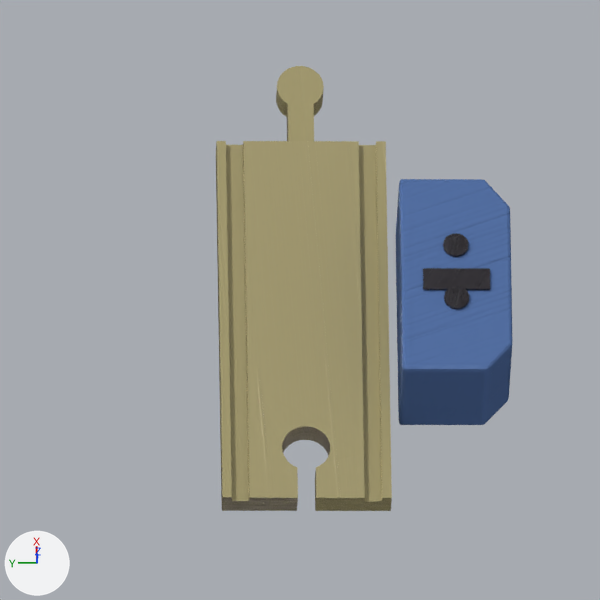
The Blender file www/img/blenderFiles/Master-Stations.blend as it was, and as the next commit left it.
One viewpoint serves both versions: the file's camera 'Camera'. The lights are fixed; the arrows at lower left show +X, +Y and +Z. Text is drawn in Blender's own font. The same objects are shown in both versions, whatever each file hides.

In view in the first picture: 'Cube.008', 'Text.005', 'Text.006', 'Text.010', 'TrackStraight.009'.
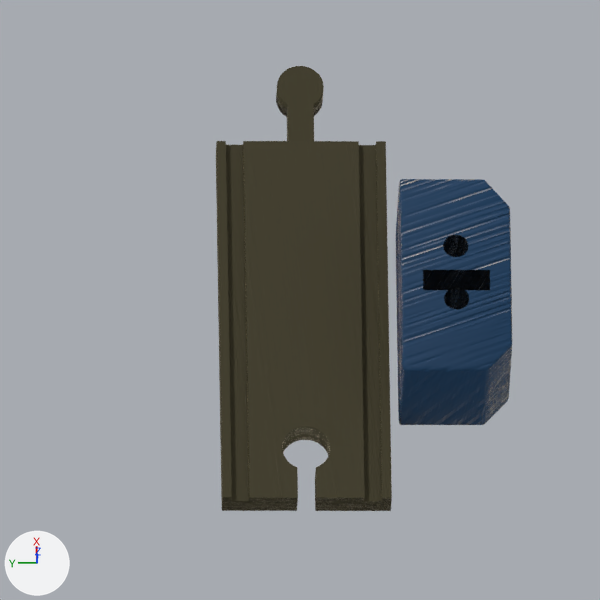
Where the newer file only moved an object's origin or applied its transform, the numbers keep the older frame.

Boxes (x1, y1, x2, y2) around the edits, measured in the pictures (600 x 600 px; the box of a moved part takes in the faces that stretch with it):
'TrackStraight.009', surface changed (yellow to brown): (216, 66, 392, 511) in both
'Cube.008', surface changed, recoloured, shading changed: (396, 179, 512, 425) in both
'Text.005', recoloured, moved: before (423, 268, 490, 290); after (423, 270, 490, 290)
'Text.010', recoloured, moved: before (443, 233, 469, 257); after (443, 235, 468, 257)
'Text.006', recoloured, moved: before (444, 286, 469, 309); after (444, 287, 469, 310)
part 1 of me_cylinder_018, moved or reshaped: (222, 144, 298, 511) in both
part 2 of me_cylinder_018, shading changed: (276, 88, 330, 456) in both
part 3 of me_cylinder_018, recoloured (yellow to brown): (216, 66, 392, 511) in both

The change, as a diff of the scene's bpy script:
```diff
--- a/www/img/blenderFiles/Master-Stations.blend.py
+++ b/www/img/blenderFiles/Master-Stations.blend.py
@@ mat_black_002 @@
 n1 = _N.new('ShaderNodeBsdfDiffuse'); n1.name = 'Diffuse BSDF'
-n1.inputs[0].default_value = (0.0245, 0.0212, 0.0272, 1.0)  # 'Color', black #2b282e
-n2 = _N.new('ShaderNodeBsdfAnisotropic'); n2.name = 'Glossy BSDF'
-n2.distribution = 'BECKMANN'
-n2.inputs[0].default_value = (0.517, 0.517, 0.517, 1.0)  # 'Color', grey #bebebe
-n2.inputs[1].default_value = 0.316  # 'Roughness'
+n1.inputs[0].default_value = (0.000243, 0.000224, 0.000258, 1.0)  # 'Color', black #010101
 n3 = _N.new('ShaderNodeOutputMaterial'); n3.name = 'Material Output'
@@ mat_black_002 @@
 n8.inputs[3].default_value = (0.2, 0.2, 0.2)  # 'Scale'
+n10 = _N.new('ShaderNodeBsdfTranslucent'); n10.name = 'Translucent BSDF'
+n10.inputs[0].default_value = (0.517, 0.517, 0.517, 1.0)  # 'Color', grey #bebebe
 n9 = _N.new('ShaderNodeDisplacement'); n9.name = 'Displacement'
@@ mat_black_002 @@
 n0 = _N.new('ShaderNodeMixShader'); n0.name = 'Mix Shader'
 _L.new(n1.outputs[0], n0.inputs[1])  # 'BSDF' to 'Shader'
-_L.new(n2.outputs[0], n0.inputs[2])  # 'BSDF' to 'Shader'
 _L.new(n5.outputs[0], n0.inputs[0])  # 'Factor' to 'Factor'
@@ mat_black_002 @@
 _L.new(n9.outputs[0], n3.inputs[2])  # 'Displacement' to 'Displacement'
+_L.new(n10.outputs[0], n0.inputs[2])  # 'BSDF' to 'Shader'
@@ mat_wood_002 @@
 n4 = _N.new('ShaderNodeMix'); n4.name = 'Mix'
 n4.data_type = 'RGBA'
-n4.inputs[0].default_value = 0.2  # 'Factor'
+n4.inputs[0].default_value = 0.477  # 'Factor'
 n4.inputs[6].default_value = (1.0, 1.0, 1.0, 1.0)  # 'A', white #ffffff
@@ mat_wood @@
 # nodes: BsdfAnisotropic, BsdfDiffuse, Displacement, Fresnel, Mapping, Mix, MixShader, OutputMaterial, TexCoord, TexImage
-# colours: beige #a39a6e, white #e7dbc6, white #ffffff
-# uses the picture img_wood_oak_002_bump_jpg_004
+# colours: brown #474330, white #e7dbc6, brown #71594f
+# uses the picture img_wood_oak_002_bump_jpg_003
@@ mat_wood_003 @@
+mat_wood_003 = bpy.data.materials.new('Wood.003')
+# colours: dark blue #1d4468, white #e7dbc6, brown #71594f
+# uses the picture img_wood_oak_002_bump_jpg_003
@@ me_cylinder_018 @@
 me_cylinder_018.from_pydata(...)  # 307 vertices, 98 faces, 29 loose edges; spans x -3.6..3.6, y -12.2..8.6, z -0.1..2.0
 # used by ob_trackstraight_009; location = (0.0, 0.0, 0.0); rotation_euler = (0.0, 0.0, -4.712), in degrees (0, 0, -270); scale = (0.378, 0.383, 0.221)
 # verts and faces of me_cylinder_018; kept vertices keep their numbers, new ones are numbered from 307
+# me_cylinder_018 part 1
+delete_faces([(218, 225, 219, 220), (56, 60, 233, 251, 218, 220, 128, 133, 90)])
+faces += [(218, 220, 219, 225), (56, 90, 133, 128, 220, 218, 251, 233, 60)]
+# me_cylinder_018 part 2: 54 kept faces spanning x -1.0..1.0, y -12.2..7.1, z -0.1..2.0 are now shaded smooth
+# me_cylinder_018 part 3: 98 faces spanning x -3.6..3.6, y -12.2..8.6, z -0.1..2.0 switch from mat_wood_001 to mat_wood
@@ me_cube_012 @@
 me_cube_012.from_pydata(...)  # 90 vertices, 87 faces; spans x -2.74..1.0, y -1.0..1.57, z -1.0..1.0
 # used by ob_cube_008; parent = ob_trackstraight_009; location = (-0.783, -2.217, 0.944); scale = (-0.947, -0.698, -0.966)
-me_cube_012.materials.append(mat_wood_002)
+# me_cube_012 part 4: all faces are now shaded smooth (87 of 87 changed)
+me_cube_012.materials.append(mat_wood_003)
@@ ob_text_005 @@
 ob_text_005.matrix_parent_inverse = Matrix(((-1.056, 0.0, 0.0, -0.827), (0.0, -1.432, 0.0, -3.174), (0.0, 0.0, -1.035, 0.977), (0.0, 0.0, 0.0, 1.0)))
-ob_text_005.location = (0.811, -2.419, 1.936)
+ob_text_005.location = (0.811, -2.419, 1.888)
 ob_text_005.rotation_euler = (3.142, 0.0, 1.571)  # degrees (180, 0, 90)
@@ ob_text_006 @@
 ob_text_006.matrix_parent_inverse = Matrix(((-1.056, 0.0, 0.0, -0.827), (0.0, -1.432, 0.0, -3.174), (0.0, 0.0, -1.035, 0.977), (0.0, 0.0, 0.0, 1.0)))
-ob_text_006.location = (-0.246, -2.419, 1.936)
+ob_text_006.location = (-0.246, -2.419, 1.888)
 ob_text_006.rotation_euler = (3.142, 0.0, 1.571)  # degrees (180, 0, 90)
@@ ob_text_010 @@
 ob_text_010.matrix_parent_inverse = Matrix(((-1.056, 0.0, 0.0, -0.827), (0.0, -1.432, 0.0, -3.174), (0.0, 0.0, -1.035, 0.977), (0.0, 0.0, 0.0, 1.0)))
-ob_text_010.location = (0.723, -2.419, 1.936)
+ob_text_010.location = (0.723, -2.419, 1.888)
 ob_text_010.rotation_euler = (3.142, 0.0, 1.571)  # degrees (180, 0, 90)
```
